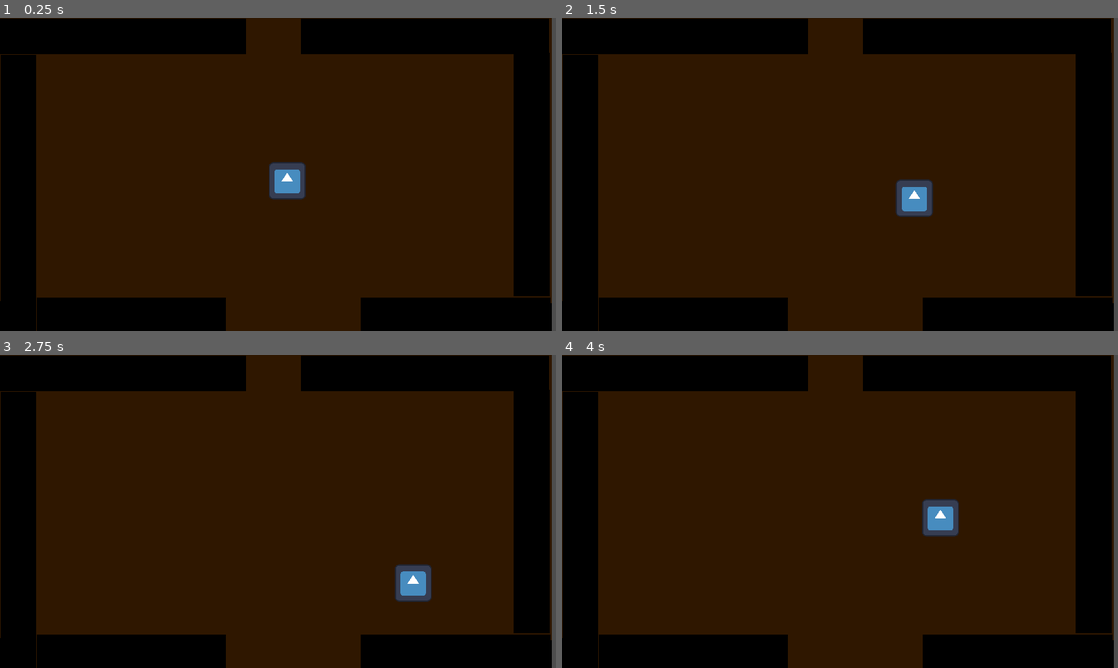
Above: before the commit, frames 1-4 (two rows, left to right).
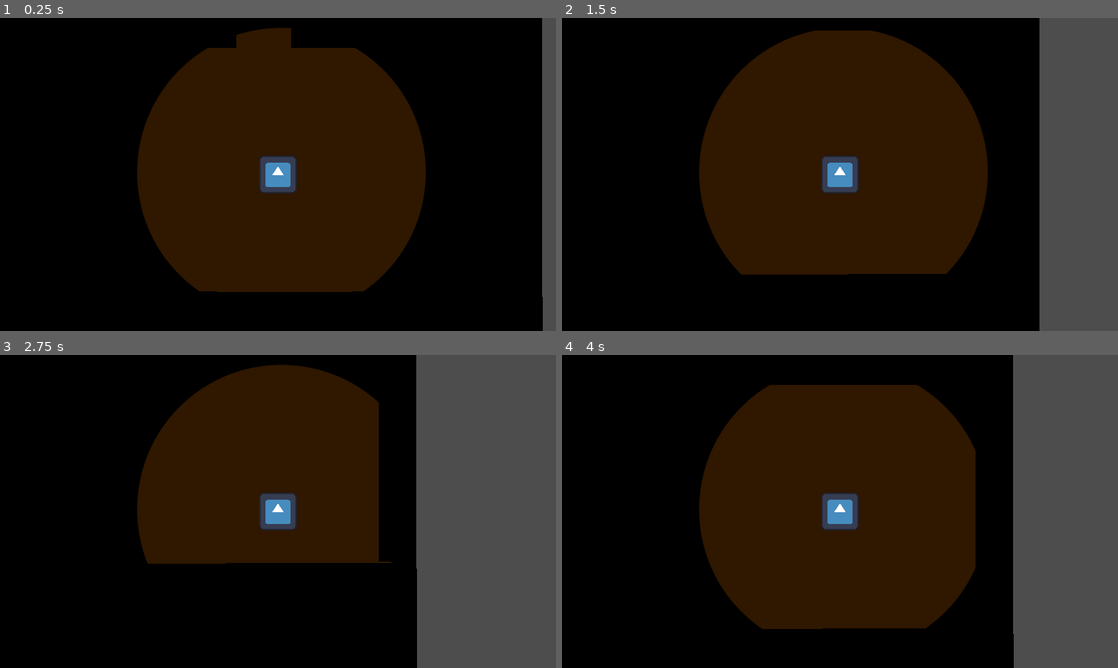
Above: after the commit, the same moments.

Repository: FarofaFaction/Criascript-Jam-Game
Game: Godot game, scene res://Game/Room/room.tscn
Two runs of this game, one before a commit and one after it. Both use one fixed random seed, a clock stepped at 60 frames per second and the inputs below. This scene is started directly instead of the project's main scene. The engine's default icon, where the game draws it, is replaced by a stand-in: a white triangle on a blue panel in a dark square.
Inputs:
- Up to frame 1 (0.25 s): no input
- Up to frame 2 (1.5 s): tap Enter at 0.5 s; hold Right (ui_right) 0.53-1.28 s; hold Down (ui_down) from 1.28 s (still down)
- Up to frame 3 (2.75 s): release Down (ui_down) at 2.03 s; hold Right (ui_right) from 2.03 s (still down)
- Up to frame 4 (4 s): release Right (ui_right) at 2.78 s; hold Up (ui_up) 2.78-3.53 s; hold Left (ui_left) from 3.53 s (still down)

The runs differ from the first frame. In frame 1, 39% of the frame differs, in the area x 0-100%, y 0-100%; in frame 2, 48%; in frame 3, 60%; in frame 4, 48%.

Commit message:
add-shadow

Diff:
--- a/Game/Room/room.tscn
+++ b/Game/Room/room.tscn
@@ -1,13 +1,17 @@
-[gd_scene load_steps=6 format=3 uid="uid://b46ln0l8u82r0"]
+[gd_scene load_steps=7 format=3 uid="uid://b46ln0l8u82r0"]
 
 [ext_resource type="PackedScene" uid="uid://ca2c7jnemw4ie" path="res://Objects/wall.tscn" id="1_2ok7y"]
 [ext_resource type="PackedScene" uid="uid://dmkbsln86fgm7" path="res://Objects/CRTShader.tscn" id="1_604fw"]
 [ext_resource type="Script" path="res://Game/Player/player.gd" id="1_oiii0"]
 [ext_resource type="Texture2D" uid="uid://c08dxlio5mx4f" path="res://icon.svg" id="2_v4eaw"]
+[ext_resource type="Texture2D" uid="uid://bchofwuy1kere" path="res://Objects/ToolAssets/blank_circle.png" id="5_ac5do"]
 
 [sub_resource type="CircleShape2D" id="CircleShape2D_najv8"]
 
 [node name="Room" type="Node2D"]
+
+[node name="CanvasModulate" type="CanvasModulate" parent="."]
+color = Color(0, 0, 0, 1)
 
 [node name="CanvasLayer" parent="." instance=ExtResource("1_604fw")]
 visible = false
@@ -129,3 +133,9 @@
 
 [node name="CollisionShape2D" type="CollisionShape2D" parent="CharacterBody2D"]
 shape = SubResource("CircleShape2D_najv8")
+
+[node name="PointLight2D" type="PointLight2D" parent="CharacterBody2D"]
+shadow_enabled = true
+texture = ExtResource("5_ac5do")
+
+[node name="Camera2D" type="Camera2D" parent="CharacterBody2D"]
Binary file added: Objects/ToolAssets/blank_circle.png
Not shown, added: Objects/ToolAssets/blank_circle.png.import
